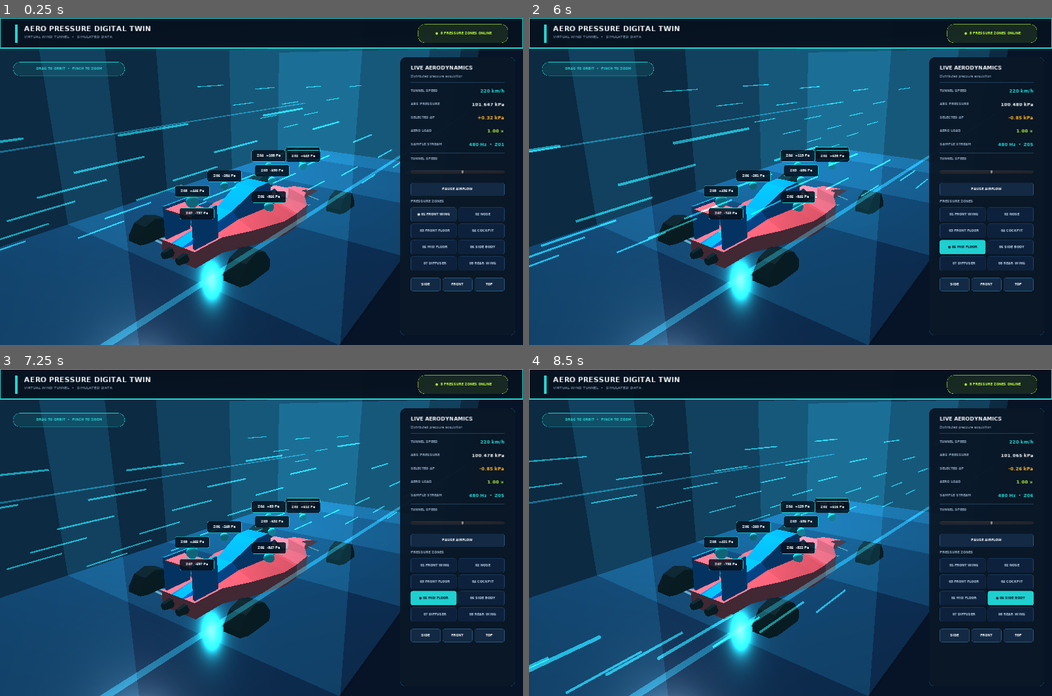
Above: before the commit, frames 1-4 (two rows, left to right).
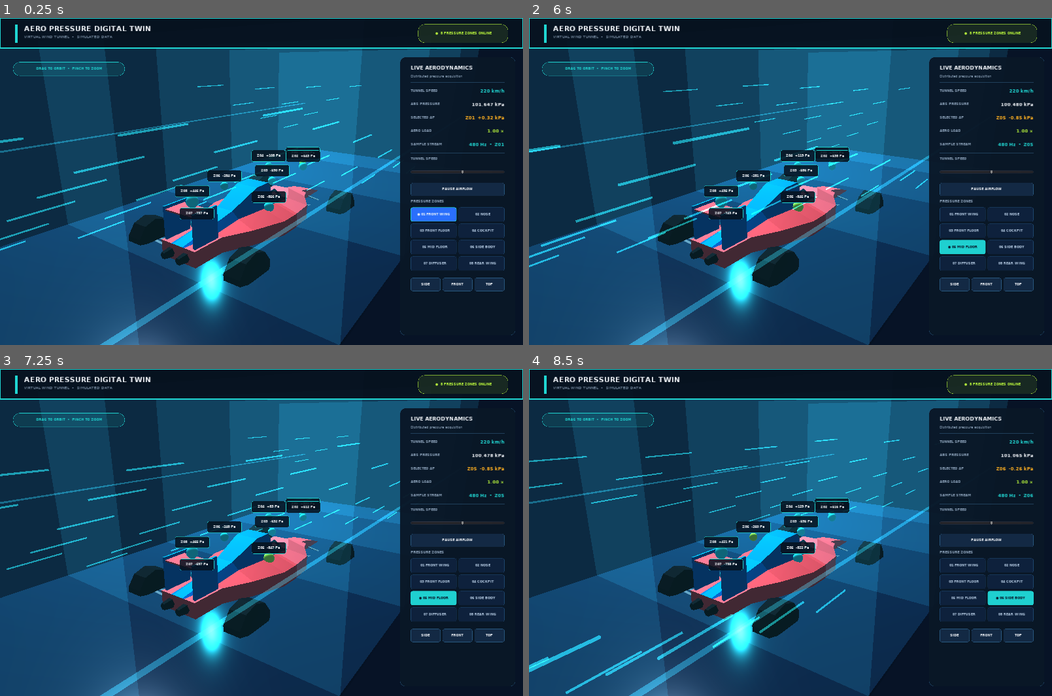
Above: after the commit, the same moments.

Repository: active-esl/godot-demos
Game: Godot game, scene res://Main.tscn
The game is run twice, just before and just after one commit, with the same random seed, the same clock (stepped at 60 frames per second) and the same inputs.
Inputs:
- Up to frame 1 (0.25 s): no input
- Up to frame 2 (6 s): click "● 01 FRONT WING" at 0.5 s; click "02 NOSE" at 1.25 s; click "01 FRONT WING" at 2 s; click "03 FRONT FLOOR" at 2.75 s; click "● 03 FRONT FLOOR" at 3.5 s; click "04 COCKPIT" at 4.25 s; click "● 04 COCKPIT" at 5 s; click "05 MID FLOOR" at 5.75 s
- Up to frame 3 (7.25 s): click "● 05 MID FLOOR" at 6.5 s
- Up to frame 4 (8.5 s): click "06 SIDE BODY" at 7.25 s; click "● 06 SIDE BODY" at 8 s

The runs differ from the first frame. In frame 1, 0.4% of the frame differs, in the area x 57-97%, y 29-63%; in frame 2, less than 0.1%; in frame 3, less than 0.1%; in frame 4, less than 0.1%.

Commit message:
fix: support browser trackpad zoom and clearer selection

Diff:
--- a/demos/aero-pressure-digital-twin/Main.gd
+++ b/demos/aero-pressure-digital-twin/Main.gd
@@ -311,8 +311,16 @@
 		elif dragging:
 			orbit_from_delta(event.position - drag_origin)
 		get_tree().set_input_as_handled()
-	elif event is InputEventMouseButton and event.button_index == BUTTON_LEFT:
-		if touch_points.empty():
+	elif event is InputEventMouseButton:
+		if event.pressed and orbit_region_has_point(event.position) and event.button_index in [BUTTON_WHEEL_UP, BUTTON_WHEEL_DOWN]:
+			var zoom_step = 0.88 if event.button_index == BUTTON_WHEEL_UP else 1.12
+			distance = clamp(distance * zoom_step, 6.0, 16.0)
+			update_camera()
+			if not zoom_input_reported:
+				zoom_input_reported = true
+				print("AERO_POINTER_ZOOM_ACTIVE")
+			get_tree().set_input_as_handled()
+		elif event.button_index == BUTTON_LEFT and touch_points.empty():
 			var zone = sensor_zone_at(event.position)
 			if event.pressed and zone >= 0:
 				select_sensor(zone)
@@ -385,6 +393,9 @@
 	for i in range(sensor_buttons.size()):
 		sensor_buttons[i].modulate = WHITE if i == index else Color(0.72, 0.80, 0.88, 1)
 		sensor_buttons[i].text = ("● " if i == index else "  ") + "%02d %s" % [i + 1, sensor_names[i]]
+		sensor_buttons[i].add_stylebox_override("normal", panel_style(BLUE if i == index else PANEL_LIGHT, CYAN if i == index else Color(0.16, 0.35, 0.50, 1), 7, 2 if i == index else 1))
+		var marker_material = sensor_markers[i].material_override
+		marker_material.albedo_color = LIME if i == index else CYAN
 	print("AERO_SENSOR_SELECTED zone=%02d name=%s" % [index + 1, sensor_names[index]])
 
 func set_view(new_yaw, new_pitch):
@@ -399,7 +410,7 @@
 	var dp = selected - 101325.0
 	speed_value.text = "%d km/h" % int(tunnel_speed)
 	pressure_value.text = "%.3f kPa" % (selected / 1000.0)
-	delta_value.text = "%+.2f kPa" % (dp / 1000.0)
+	delta_value.text = "Z%02d  %+.2f kPa" % [selected_sensor + 1, dp / 1000.0]
 	load_value.text = "%.2f ×" % q
 	status_value.text = "480 Hz  •  Z%02d" % (selected_sensor + 1)
 
